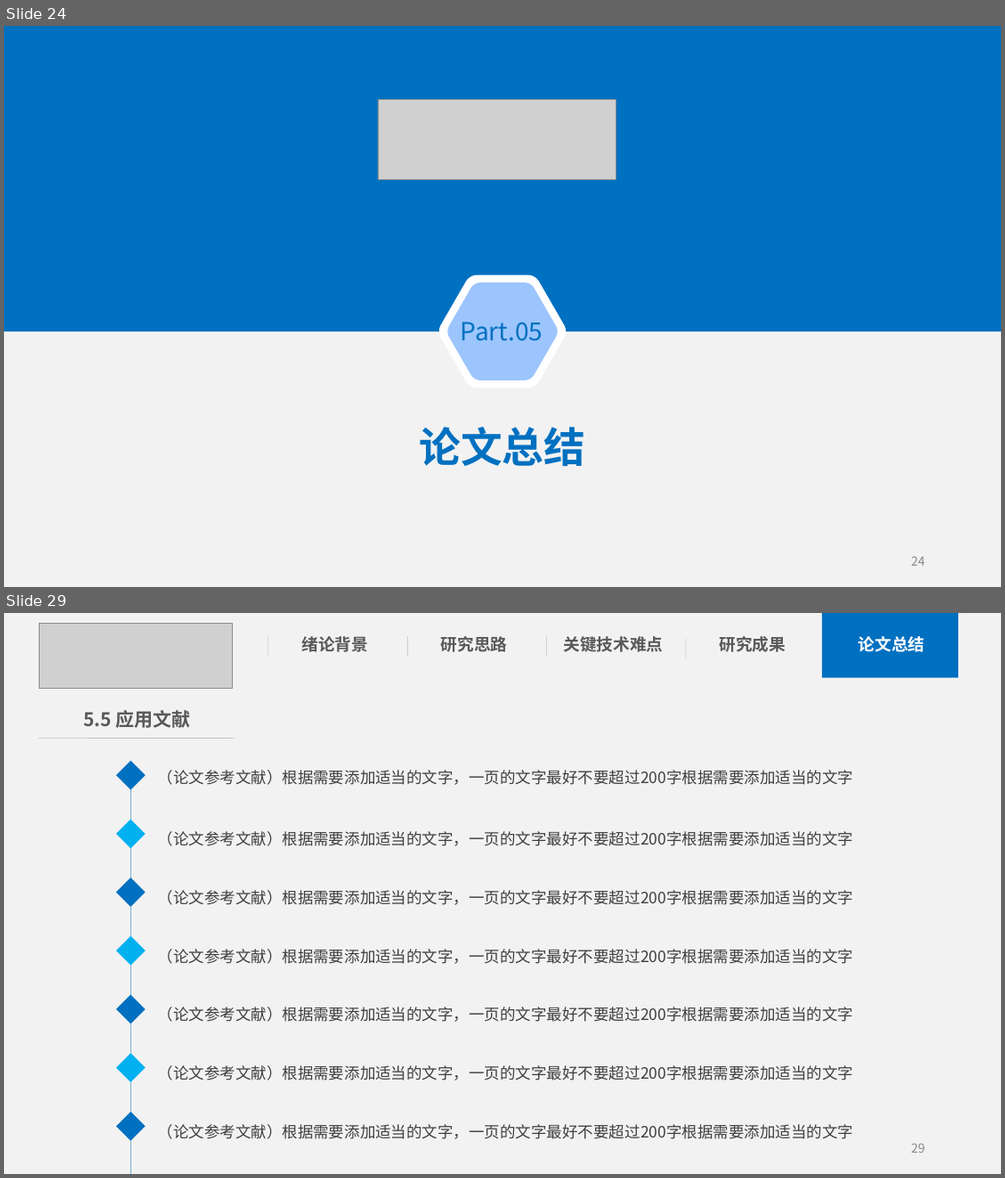
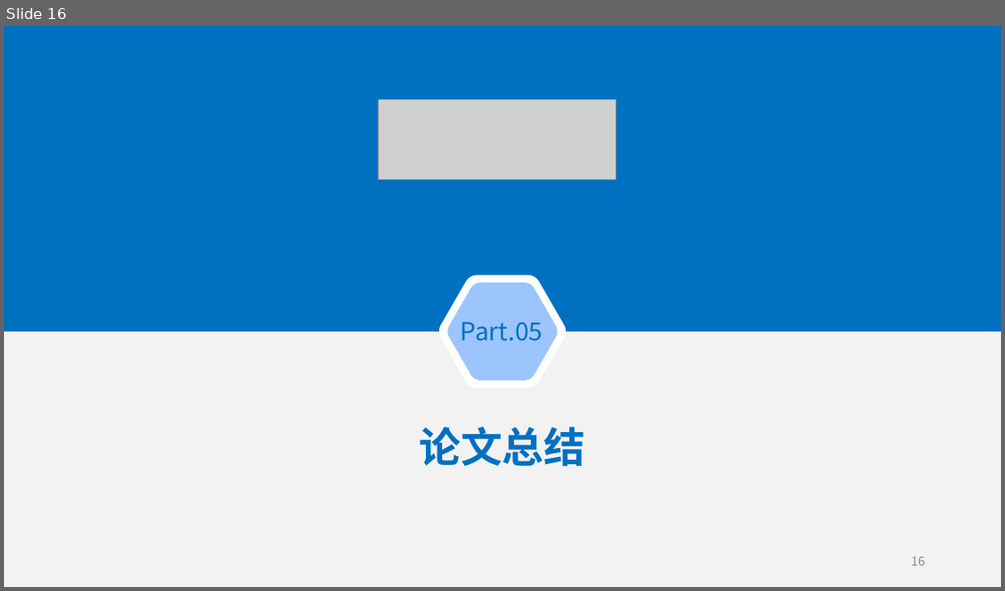
Before and after one commit to KIPKIPS/PocketCampusUnity, a slide deck: 基于Android的掌上校园APP开发答辩PPT.pptx. Shown one above the other, each under a label of ours: slides 24 and 29 before the commit, slide 16 after it; the slides between them are not shown. The pictures are 1005x1178 and 1005x591 pixels, drawn with LibreOffice and Linux fonts; fonts in the diff are those of the drawing; grey boxes stand for pictures. Boxes give left, top, right and bottom in pixels: in the first picture for what was removed or moved away, otherwise in the second. Text is boxed around its words. In the diff, an @@ line names an element or a change of style, - is before the commit and + after.

```diff
--- a/基于Android的掌上校园APP开发答辩PPT.pptx
+++ b/基于Android的掌上校园APP开发答辩PPT.pptx
@@ slide 29 removed at bbox=[4, 613, 1001, 1174], background #FFFFFF; not listed: 1 template element that a slide beside it also shows @@
@@ rectangle removed at bbox=[4, 613, 1001, 678] @@
@@ picture removed at bbox=[39, 624, 233, 689] @@
@@ line removed from (268, 636) to (268, 657) @@
@@ text removed at bbox=[302, 636, 368, 652] @@
-绪论背景
@@ line removed from (408, 636) to (408, 657) @@
@@ text removed at bbox=[441, 636, 507, 652] @@
-研究思路
@@ line removed from (547, 636) to (547, 657) @@
@@ text removed at bbox=[564, 636, 663, 652] @@
-关键技术难点
@@ line removed from (686, 639) to (686, 658) @@
@@ text removed at bbox=[720, 636, 785, 652] @@
-研究成果
@@ rectangle removed at bbox=[822, 613, 958, 678] @@
@@ text removed at bbox=[858, 636, 924, 652] @@
-论文总结
@@ text removed at bbox=[83, 710, 191, 728] @@
-5.5 应用文献
@@ line removed from (39, 738) to (235, 738) @@
@@ diamond removed at bbox=[116, 761, 146, 789] @@
@@ line removed from (130, 764) to (130, 1174) @@
@@ text removed at bbox=[158, 770, 854, 785] @@
-（论文参考文献）根据需要添加适当的文字，一页的文字最好不要超过200字根据需要添加适当的文字
@@ diamond removed at bbox=[116, 819, 146, 849] @@
@@ text removed at bbox=[158, 831, 854, 846] @@
-（论文参考文献）根据需要添加适当的文字，一页的文字最好不要超过200字根据需要添加适当的文字
@@ diamond removed at bbox=[116, 877, 146, 907] @@
@@ text removed at bbox=[158, 890, 854, 905] @@
-（论文参考文献）根据需要添加适当的文字，一页的文字最好不要超过200字根据需要添加适当的文字
@@ diamond removed at bbox=[116, 936, 146, 965] @@
@@ text removed at bbox=[158, 949, 854, 964] @@
-（论文参考文献）根据需要添加适当的文字，一页的文字最好不要超过200字根据需要添加适当的文字
@@ diamond removed at bbox=[116, 995, 146, 1023] @@
@@ text removed at bbox=[158, 1006, 854, 1022] @@
-（论文参考文献）根据需要添加适当的文字，一页的文字最好不要超过200字根据需要添加适当的文字
@@ diamond removed at bbox=[116, 1053, 146, 1082] @@
@@ text removed at bbox=[158, 1065, 854, 1080] @@
-（论文参考文献）根据需要添加适当的文字，一页的文字最好不要超过200字根据需要添加适当的文字
@@ diamond removed at bbox=[116, 1111, 146, 1141] @@
@@ text removed at bbox=[158, 1124, 854, 1139] @@
-（论文参考文献）根据需要添加适当的文字，一页的文字最好不要超过200字根据需要添加适当的文字
@@ page number removed at bbox=[911, 1143, 925, 1152] @@
-29
@@ what was slide 24 is now slide 16 @@
@@ page number at bbox=[911, 556, 925, 565]: text changed @@
-24
+16
```
Also in this commit, not shown: 11 slides changed, 6 slides added, 18 other slides removed.
